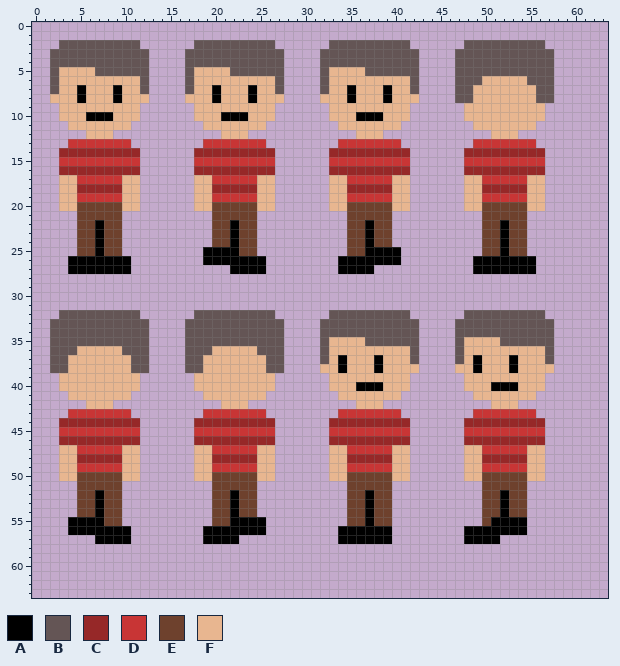
Two states of a pixel-art sprite, images/player-sheet0.png. Above is the file before it was changed.
The file is 64x64 pixels.
Palette (. is transparent): A #000000  B #645555  C #962828  D #c83535  E #6e412d  F #e8b690
New version:
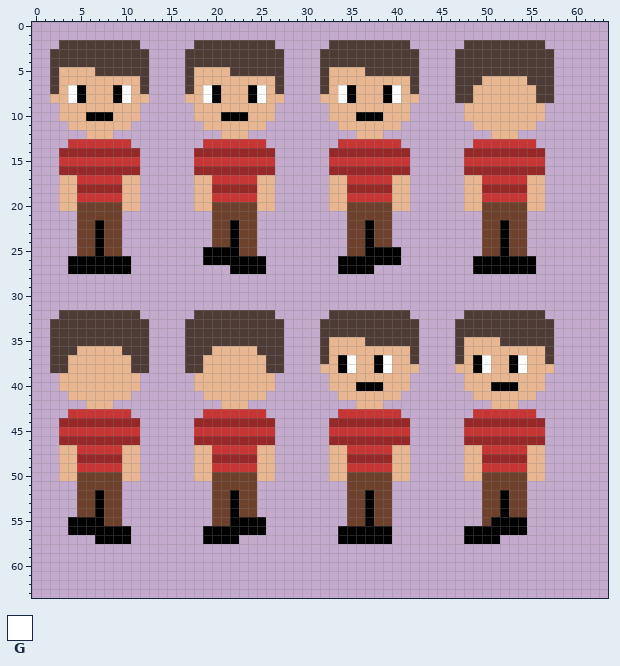
Colours new in this view: G #ffffff
Changes in this commit:
@@ palette @@
-B #645555
+B #4e3b36
@@ x 2..42 @@
  6 BFFFFFFFFFB....BFFFFFFFFFB....BFFFFFFFFFB
- 7 BFFAFFFAFFB....BFFAFFFAFFB....BFFAFFFAFFB
- 8 FFFAFFFAFFF....FFFAFFFAFFF....FFFAFFFAFFF
+ 7 BFGAFFFAGFB....BFGAFFFAGFB....BFGAFFFAGFB
+ 8 FFGAFFFAGFF....FFGAFFFAGFF....FFGAFFFAGFF
  9 .FFFFFFFFF......FFFFFFFFF......FFFFFFFFF.
@@ x 33..56 @@
 36 FFFFFFFFFB....BFFFFFFFFF
-37 FAFFFAFFFB....BFAFFFAFFF
-38 FAFFFAFFFF....FFAFFFAFFF
+37 FAGFFAGFFB....BFAGFFAGFF
+38 FAGFFAGFFF....FFAGFFAGFF
 39 FFFFFFFFF......FFFFFFFFF
